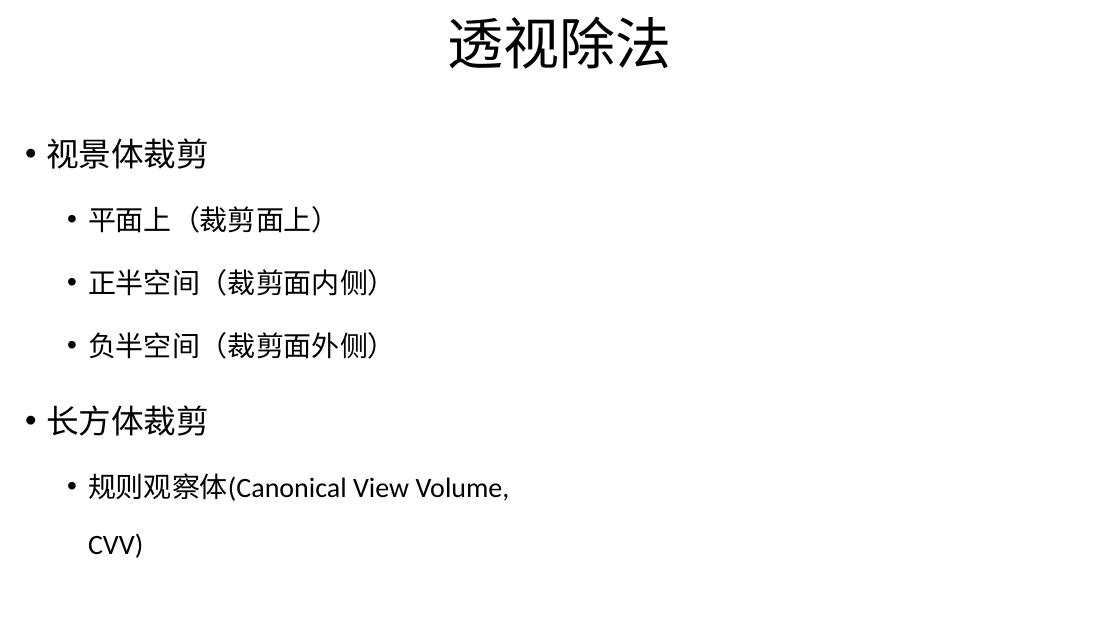
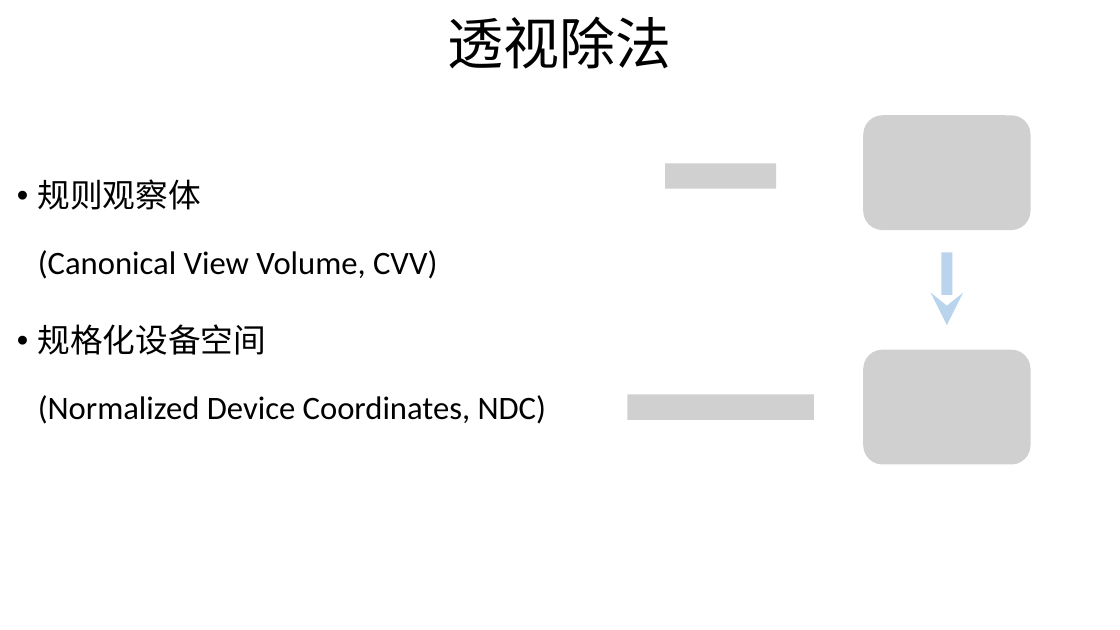
Before and after one commit to yuffyli/RenderDemo, a slide deck: slide 13 of renderDemo2.pptx (slide 14 before the commit). Drawn at 1120x630 pixels with LibreOffice and Linux fonts; fonts in the diff are those of the drawing; grey boxes stand for pictures. Boxes give left, top, right and bottom in pixels: in the first picture for what was removed or moved away, otherwise in the second. Text is boxed around its words. In the diff, an @@ line names an element or a change of style, - is before the commit and + after.

```diff
--- a/renderDemo2.pptx
+++ b/renderDemo2.pptx
@@ picture added at (864, 115, 1031, 230) @@
@@ text at (38, 179, 546, 424): text changed; size 24 to 28 pt @@
-• 视景体裁剪
-  • 平面上（裁剪面上）
-  • 正半空间（裁剪面内侧）
-  • 负半空间（裁剪面外侧）
-• 长方体裁剪
-  • 规则观察体(Canonical View Volume, CVV)
+• 规则观察体
+  (Canonical View Volume, CVV)
+• 规格化设备空间
+  (Normalized Device Coordinates, NDC)
@@ picture added at (665, 163, 776, 188) @@
@@ arrow added from (947, 252) to (947, 325), #9DC3E6 9.25 pt @@
@@ picture added at (864, 350, 1031, 465) @@
@@ picture added at (628, 394, 814, 419) @@
```
Also in this commit, not shown: 6 other slides changed, 2 slides added, 1 slide removed, 3 other files.
